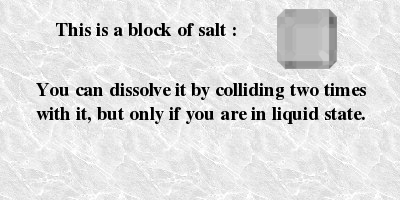
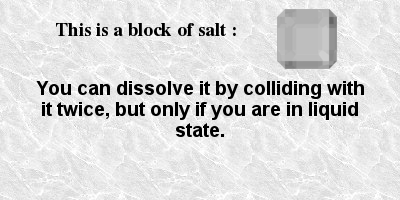
The second 400 x 200 image is a revision of the first. Changes to its layers:
painted on "You can dissolve it by collidi..." over [36, 81, 366, 137]
